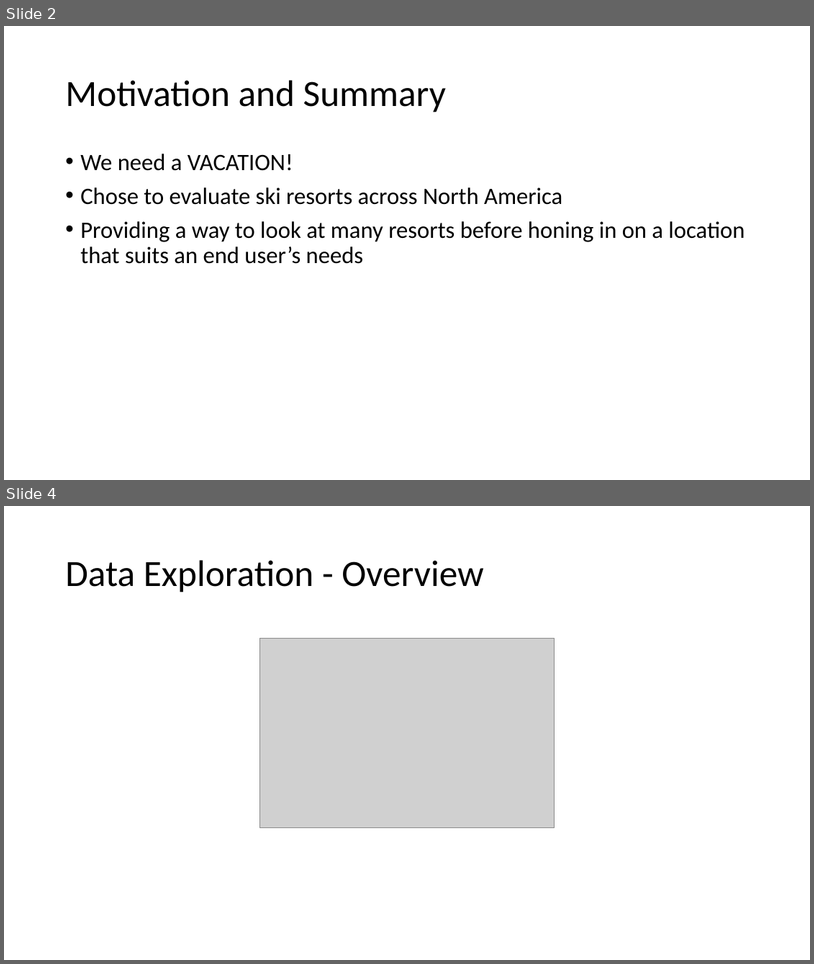
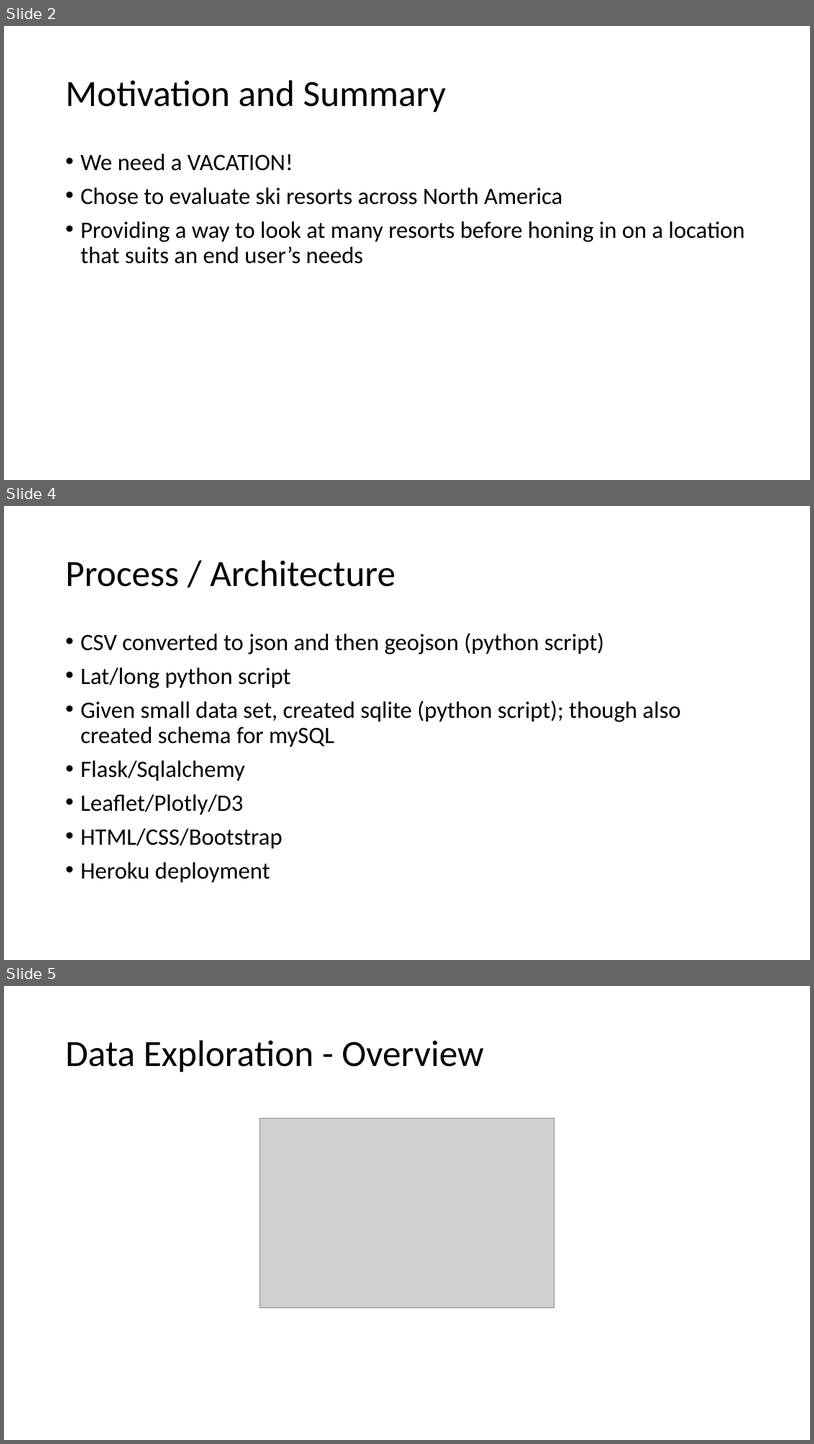
Before and after one commit to elu267/Group_Project_Unit18, a slide deck: PPT/Group_Presentation.pptx. Shown one above the other, each under a label of ours: slides 2 and 4 before the commit, slides 2, 4 and 5 after it; the slides between them are not shown. The pictures are 814x964 and 814x1444 pixels, drawn with LibreOffice and Linux fonts; fonts in the diff are those of the drawing; grey boxes stand for pictures. Boxes give left, top, right and bottom in pixels: in the first picture for what was removed or moved away, otherwise in the second. Text is boxed around its words. In the diff, an @@ line names an element or a change of style, - is before the commit and + after.

```diff
--- a/PPT/Group_Presentation.pptx
+++ b/PPT/Group_Presentation.pptx
@@ slide 4 added at (x1=4, y1=506, x2=810, y2=960), background #FFFFFF @@
@@ title added at (x1=65, y1=560, x2=396, y2=587), 44 pt, text #000000 @@
+Process / Architecture
@@ text added at (x1=80, y1=633, x2=681, y2=883), 28 pt, text #000000 @@
+• CSV converted to json and then geojson (python script)
+• Lat/long python script
+• Given small data set, created sqlite (python script); though also created schema for mySQL
+• Flask/Sqlalchemy
+• Leaflet/Plotly/D3
+• HTML/CSS/Bootstrap
+• Heroku deployment
@@ what was slide 4 is now slide 5 @@
```
Also in this commit, not shown: 4 slides changed, 1 other slide added, 1 slide removed.
